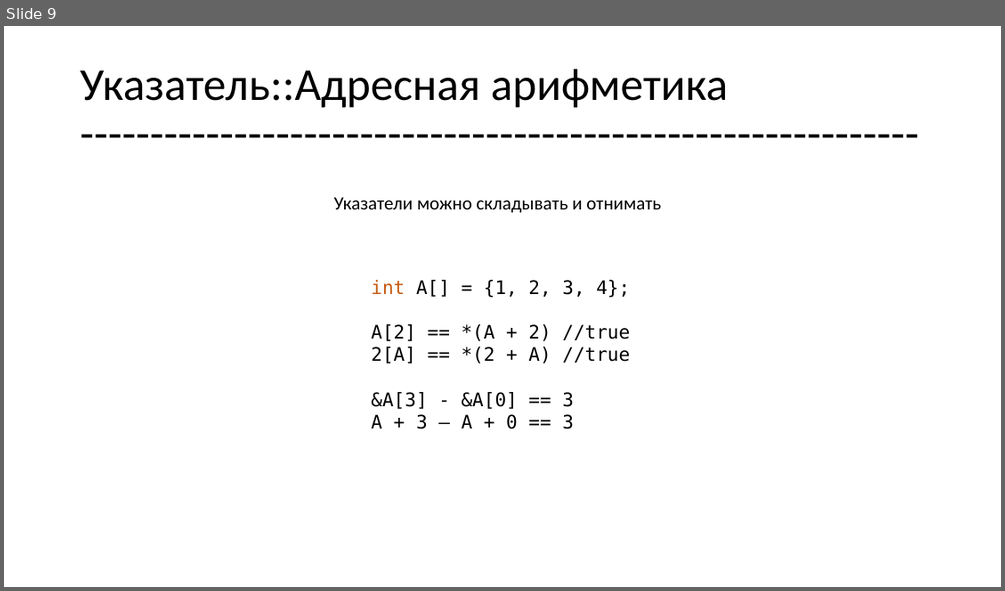
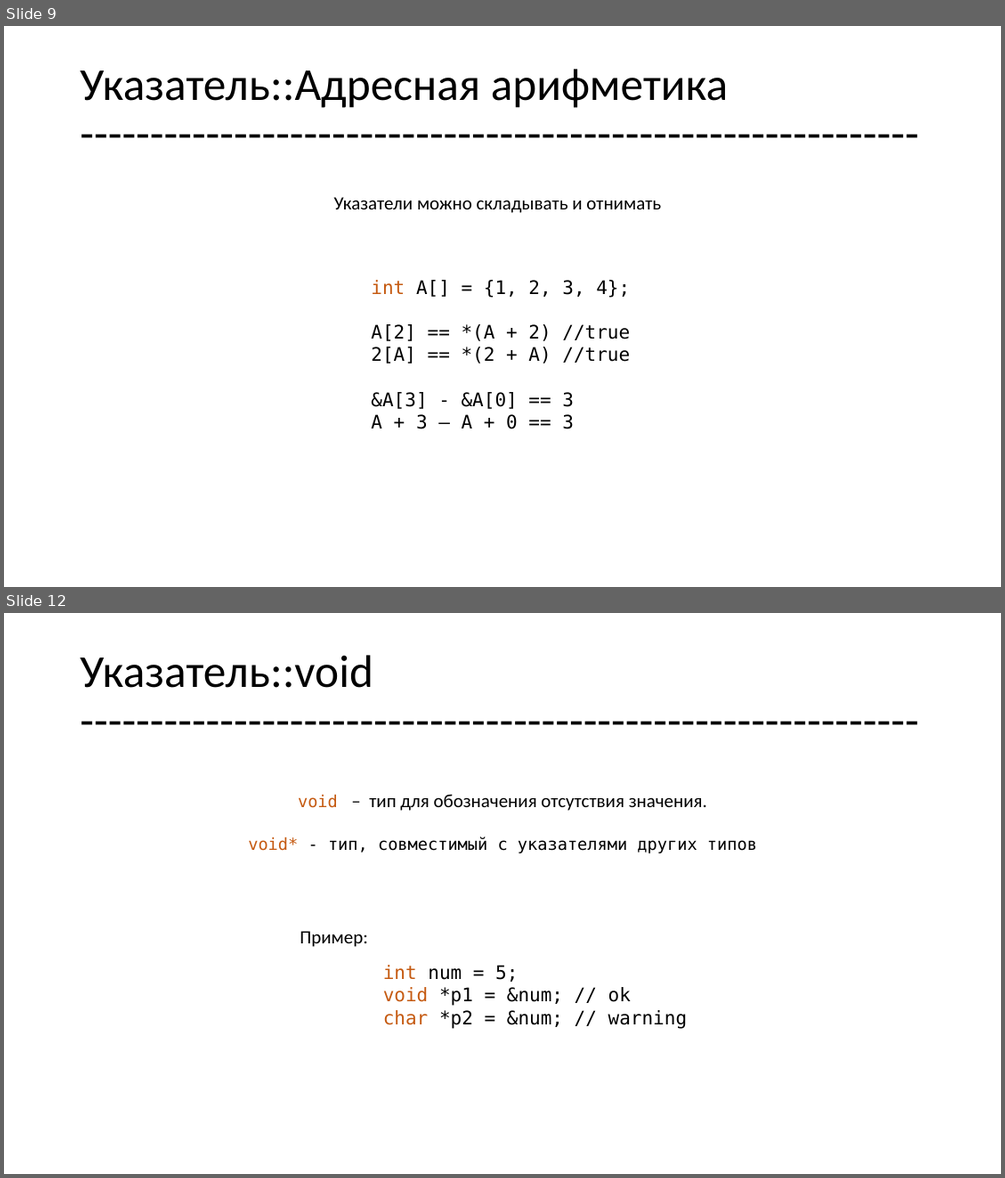
Before and after one commit to geeknik96/CLec, a slide deck: lec3/lec3.pptx. Shown one above the other, each under a label of ours: slide 9 before the commit, slides 9 and 12 after it; the slides between them are not shown. The pictures are 1005x591 and 1005x1178 pixels, drawn with LibreOffice and Linux fonts; fonts in the diff are those of the drawing. Boxes give left, top, right and bottom in pixels: in the first picture for what was removed or moved away, otherwise in the second. Text is boxed around its words. In the diff, an @@ line names an element or a change of style, - is before the commit and + after.

```diff
--- a/lec3/lec3.pptx
+++ b/lec3/lec3.pptx
@@ slide 12 added at [4, 613, 1001, 1174], background #FFFFFF @@
@@ title added at [80, 655, 373, 688], 44 pt, text #000000 @@
+Указатель::void
+------------------------------------------------------------
@@ text added at [248, 794, 757, 853], 16 pt, text #000000 @@
+void – тип для обозначения отсутствия значения.
+void* - тип, совместимый с указателями других типов
@@ text added at [299, 931, 368, 947], 18 pt, text #000000 @@
+Пример:
@@ text added at [383, 965, 687, 1029], 18 pt, text #000000 @@
+int num = 5;
+void *p1 = &num; // ok
+char *p2 = &num; // warning
```
Also in this commit, not shown: 1 slide changed, 15 other slides added, 22 other files.
